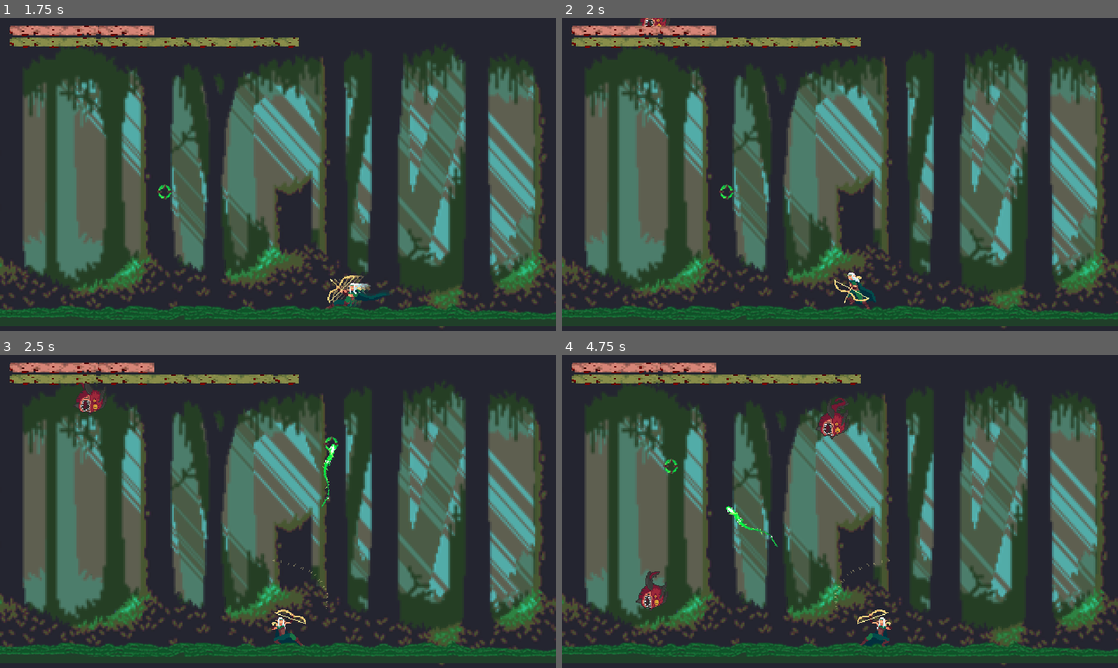
Above: before the commit, frames 1-4 (two rows, left to right).
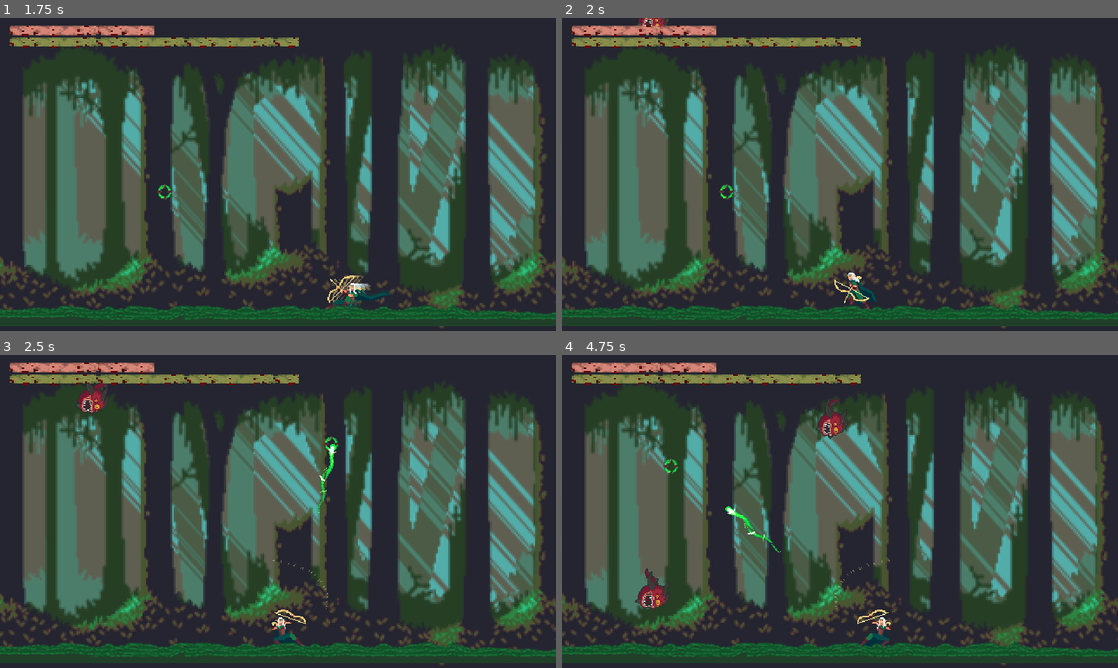
Above: after the commit, the same moments.

Repository: dcrespo3d/GGJ2023
Game: Godot game, scene res://EscenaMain.tscn
Same seed, same stepped clock (60 frames per second), same inputs: the game is played once before the commit and once after it.
Inputs (mouse positions are in pixels of both pictures, inside the frame that each line leads up to):
- Up to frame 1 (1.75 s): move the mouse to (400, 158) at 0.52 s; hold Right (ui_right) 0.53-1.28 s; tap Space (dash_key) at 0.6, 1.35 s; move the mouse to (166, 190) at 1.27 s; hold Left (ui_left) from 1.28 s (still down)
- Up to frame 2 (2 s): keep holding Left (ui_left)
- Up to frame 3 (2.5 s): move the mouse to (333, 442) at 2.02 s; release Left (ui_left) at 2.03 s; hold Right (ui_right) from 2.03 s (still down); click (333, 442) at 2.1 s; tap Space (dash_key) at 2.3 s
- Up to frame 4 (4.75 s): move the mouse to (812, 574) at 2.77 s; release Right (ui_right) at 2.78 s; hold Up (ui_up) 2.78-3.53 s; tap Space (dash_key) at 2.85, 3.6, 4.55 s; move the mouse to (1006, 558) at 3.52 s; hold Left (ui_left) from 3.53 s (still down); move the mouse to (673, 464) at 4.27 s; click (673, 464) at 4.35 s

Frame 1 is identical in both runs. In frame 2, less than 0.1% of the frame differs, in the area x 13-20%, y 0-3%; in frame 3, 0.4%; in frame 4, 0.7%, in the area x 13-52%, y 13-82%.

Commit message:
deadscene

Diff:
--- a/Enemy_01.tscn
+++ b/Enemy_01.tscn
@@ -4,98 +4,122 @@
 [ext_resource path="res://Enemy_01.gd" type="Script" id=2]
 
 [sub_resource type="AtlasTexture" id=1]
+flags = 4
 atlas = ExtResource( 1 )
 region = Rect2( 0, 64, 64, 64 )
 
 [sub_resource type="AtlasTexture" id=2]
+flags = 4
 atlas = ExtResource( 1 )
 region = Rect2( 64, 64, 64, 64 )
 
 [sub_resource type="AtlasTexture" id=3]
+flags = 4
 atlas = ExtResource( 1 )
 region = Rect2( 128, 64, 64, 64 )
 
 [sub_resource type="AtlasTexture" id=4]
+flags = 4
 atlas = ExtResource( 1 )
 region = Rect2( 192, 64, 64, 64 )
 
 [sub_resource type="AtlasTexture" id=5]
+flags = 4
 atlas = ExtResource( 1 )
 region = Rect2( 256, 64, 64, 64 )
 
 [sub_resource type="AtlasTexture" id=6]
+flags = 4
 atlas = ExtResource( 1 )
 region = Rect2( 320, 64, 64, 64 )
 
 [sub_resource type="AtlasTexture" id=7]
+flags = 4
 atlas = ExtResource( 1 )
 region = Rect2( 0, 192, 64, 64 )
 
 [sub_resource type="AtlasTexture" id=8]
+flags = 4
 atlas = ExtResource( 1 )
 region = Rect2( 64, 192, 64, 64 )
 
 [sub_resource type="AtlasTexture" id=9]
+flags = 4
 atlas = ExtResource( 1 )
 region = Rect2( 128, 192, 64, 64 )
 
 [sub_resource type="AtlasTexture" id=10]
+flags = 4
 atlas = ExtResource( 1 )
 region = Rect2( 192, 192, 64, 64 )
 
 [sub_resource type="AtlasTexture" id=11]
+flags = 4
 atlas = ExtResource( 1 )
 region = Rect2( 256, 192, 64, 64 )
 
 [sub_resource type="AtlasTexture" id=12]
+flags = 4
 atlas = ExtResource( 1 )
 region = Rect2( 320, 192, 64, 64 )
 
 [sub_resource type="AtlasTexture" id=13]
+flags = 4
 atlas = ExtResource( 1 )
 region = Rect2( 384, 192, 64, 64 )
 
 [sub_resource type="AtlasTexture" id=14]
+flags = 4
 atlas = ExtResource( 1 )
 region = Rect2( 448, 192, 64, 64 )
 
 [sub_resource type="AtlasTexture" id=15]
+flags = 4
 atlas = ExtResource( 1 )
 region = Rect2( 0, 128, 64, 64 )
 
 [sub_resource type="AtlasTexture" id=16]
+flags = 4
 atlas = ExtResource( 1 )
 region = Rect2( 64, 128, 64, 64 )
 
 [sub_resource type="AtlasTexture" id=17]
+flags = 4
 atlas = ExtResource( 1 )
 region = Rect2( 128, 128, 64, 64 )
 
 [sub_resource type="AtlasTexture" id=18]
+flags = 4
 atlas = ExtResource( 1 )
 region = Rect2( 192, 128, 64, 64 )
 
 [sub_resource type="AtlasTexture" id=19]
+flags = 4
 atlas = ExtResource( 1 )
 region = Rect2( 0, 0, 64, 64 )
 
 [sub_resource type="AtlasTexture" id=20]
+flags = 4
 atlas = ExtResource( 1 )
 region = Rect2( 64, 0, 64, 64 )
 
 [sub_resource type="AtlasTexture" id=21]
+flags = 4
 atlas = ExtResource( 1 )
 region = Rect2( 128, 0, 64, 64 )
 
 [sub_resource type="AtlasTexture" id=22]
+flags = 4
 atlas = ExtResource( 1 )
 region = Rect2( 192, 0, 64, 64 )
 
 [sub_resource type="AtlasTexture" id=23]
+flags = 4
 atlas = ExtResource( 1 )
 region = Rect2( 256, 0, 64, 64 )
 
 [sub_resource type="AtlasTexture" id=24]
+flags = 4
 atlas = ExtResource( 1 )
 region = Rect2( 320, 0, 64, 64 )
 
@@ -133,7 +157,7 @@
 rotation = 1.5708
 frames = SubResource( 25 )
 animation = "Idle"
-frame = 5
+frame = 1
 speed_scale = 2.0
 playing = true
 
--- a/EscenaMain.tscn
+++ b/EscenaMain.tscn
@@ -117,9 +117,3 @@
 shape = SubResource( 1 )
 
 [node name="Gui" parent="." instance=ExtResource( 4 )]
-
-[node name="Timer" type="Timer" parent="."]
-wait_time = 2.0
-autostart = true
-
-[connection signal="timeout" from="Timer" to="." method="_on_Timer_timeout"]
--- a/GameOver.tscn
+++ b/GameOver.tscn
@@ -1,15 +1,16 @@
-[gd_scene format=2]
+[gd_scene load_steps=3 format=2]
+
+[ext_resource path="res://Art/VFX/Game_Over_Background.png" type="Texture" id=1]
+[ext_resource path="res://Art/VFX/Game_Over_Text.png" type="Texture" id=2]
 
 [node name="gameover" type="Control"]
 anchor_right = 1.0
 anchor_bottom = 1.0
 
-[node name="RichTextLabel" type="RichTextLabel" parent="."]
-margin_left = 235.0
-margin_top = 153.0
-margin_right = 313.0
-margin_bottom = 172.0
-rect_scale = Vector2( 3, 3 )
-visible_characters = 100
-percent_visible = 10.0
-text = "has muerto"
+[node name="GameOverText" type="Sprite" parent="."]
+position = Vector2( 322, 181 )
+texture = ExtResource( 2 )
+
+[node name="GameOverBackground" type="Sprite" parent="GameOverText"]
+position = Vector2( -1, -1 )
+texture = ExtResource( 1 )
--- a/Gea.gd
+++ b/Gea.gd
@@ -3,7 +3,7 @@
 # Declare member variables here. Examples:
 # var a = 2
 # var b = "text"
-
+enum {NORMAL, SUCK, SHOOT, HIT, DEAD, JUMP, DASH}
 
 # Called when the node enters the scene tree for the first time.
 func _ready():
@@ -18,6 +18,7 @@
 func _process(delta):
 	if currentHealth <= 0:
 		get_tree().get_root().get_node("EscenaMain/Viewport/GameOver").visible=true
+		get_tree().get_root().get_node("EscenaMain/Viewport/Player").state = DEAD
 
 # Called every frame. 'delta' is the elapsed time since the previous frame.
 #func _process(delta):
--- a/Player.gd
+++ b/Player.gd
@@ -178,6 +178,7 @@
 	return
 
 func process_dead(delta):
+	$AnimatedSprite.animation = "Die"
 	return
 
 func process_jump(delta):
@@ -316,7 +317,7 @@
 	if currentHealth <= 0:
 		currentHealth = -1
 		state = DEAD
-		$AnimatedSprite.animation = "Die"
+
 
 func _takeHeal(delta, heal):
 	if currentHealth < maxHealth && isonfloor:
--- a/Player.tscn
+++ b/Player.tscn
@@ -21,6 +21,7 @@
 position = Vector2( 0, -30 )
 frames = ExtResource( 1 )
 animation = "Charge"
+frame = 2
 speed_scale = 3.0
 playing = true
 
--- a/Projectile.tscn
+++ b/Projectile.tscn
@@ -16,7 +16,7 @@
 [node name="AnimatedSprite" type="AnimatedSprite" parent="."]
 frames = ExtResource( 1 )
 animation = "Projectile"
-frame = 1
+frame = 2
 speed_scale = 2.0
 playing = true
 
--- a/project.godot
+++ b/project.godot
@@ -55,11 +55,6 @@
 , Object(InputEventKey,"resource_local_to_scene":false,"resource_name":"","device":0,"alt":false,"shift":false,"control":false,"meta":false,"command":false,"pressed":false,"scancode":83,"physical_scancode":0,"unicode":0,"echo":false,"script":null)
  ]
 }
-dash_key={
-"deadzone": 0.5,
-"events": [ Object(InputEventKey,"resource_local_to_scene":false,"resource_name":"","device":0,"alt":false,"shift":false,"control":false,"meta":false,"command":false,"pressed":false,"scancode":0,"physical_scancode":32,"unicode":0,"echo":false,"script":null)
- ]
-}
 shoot={
 "deadzone": 0.5,
 "events": [ Object(InputEventMouseButton,"resource_local_to_scene":false,"resource_name":"","device":0,"alt":false,"shi …(212 unchanged characters)…
@@ -90,6 +85,11 @@
 "events": [ Object(InputEventKey,"resource_local_to_scene":false,"resource_name":"","device":0,"alt":false,"shift":false,"control":false,"meta":false,"command":false,"pressed":false,"scancode":53,"physical_scancode":0,"unicode":0,"echo":false,"script":null)
  ]
 }
+dash_key={
+"deadzone": 0.5,
+"events": [ Object(InputEventKey,"resource_local_to_scene":false,"resource_name":"","device":0,"alt":false,"shift":false,"control":false,"meta":false,"command":false,"pressed":false,"scancode":0,"physical_scancode":32,"unicode":0,"echo":false,"script":null)
+ ]
+}
 debug6={
 "deadzone": 0.5,
 "events": [ Object(InputEventKey,"resource_local_to_scene":false,"resource_name":"","device":0,"alt":false,"shift":false,"control":false,"meta":false,"command":false,"pressed":false,"scancode":54,"physical_scancode":0,"unicode":0,"echo":false,"script":null)
